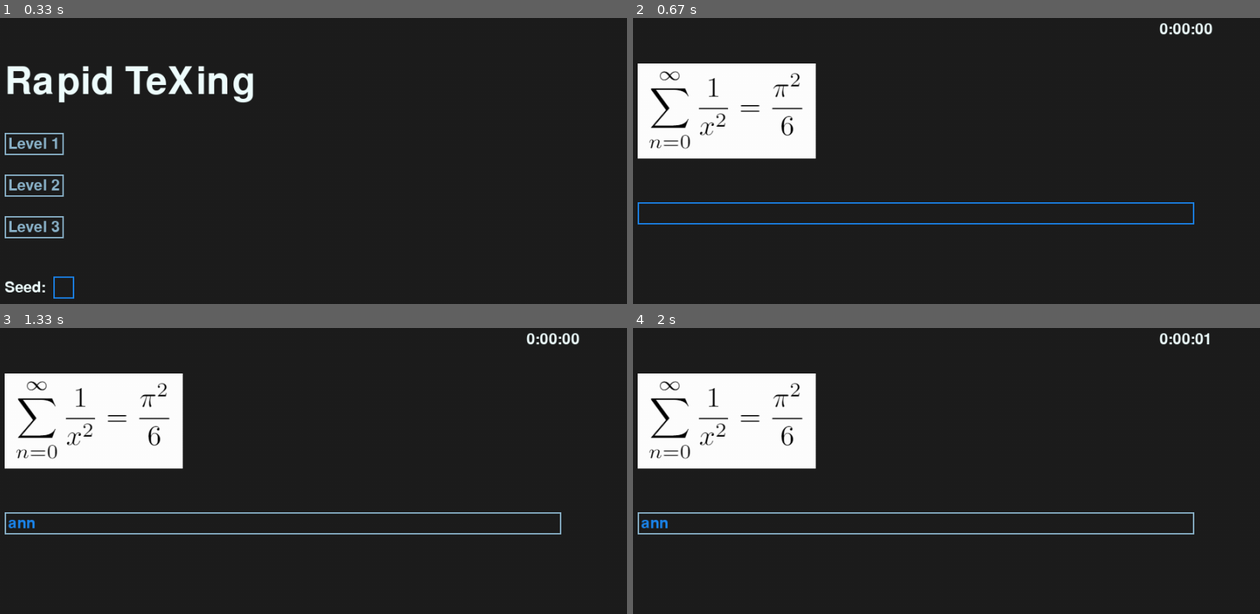
Above: before the commit, frames 1-4 (two rows, left to right).
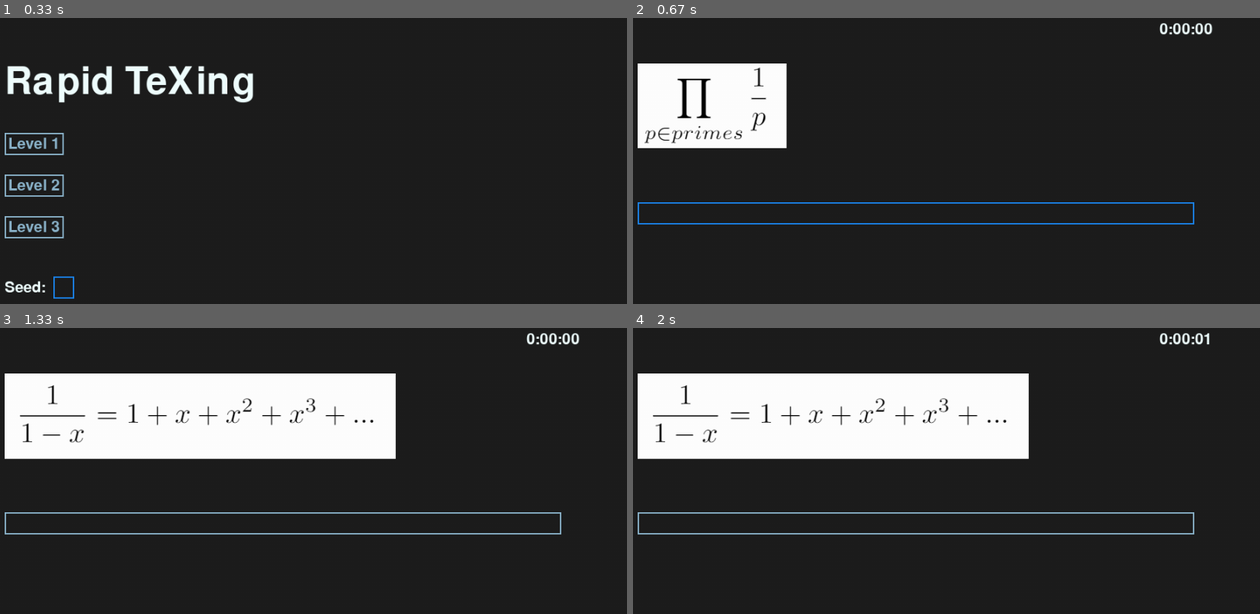
Above: after the commit, the same moments.

Repository: NiamV/OxfordHack
Game: pygame game, started from textInput.py
The game is run twice, just before and just after one commit, with the same random seed, the same clock (stepped at 60 frames per second) and the same inputs.
Inputs (mouse positions are in pixels of both pictures, inside the frame that each line leads up to):
- Up to frame 1 (0.33 s): no input
- Up to frame 2 (0.67 s): click "Level 2" at 0.38 s
- Up to frame 3 (1.33 s): type "ann" at 0.67 s; tap Enter at 1 s; click (68, 485) at 1.27 s
- Up to frame 4 (2 s): no input

Frame 1 is identical in both runs. In frame 2, 3.8% of the frame differs, in the area x 0-30%, y 15-50%; in frame 3, 12%, in the area x 0-64%, y 15-71%; in frame 4, 12%.

Commit message:
Fixed seed generator

Diff:
--- a/textInput.py
+++ b/textInput.py
@@ -24,13 +24,14 @@
 NUM_LEVELS = 3
 
 # Niam's variables
-imageCount = [25,4,0]
 equationsFile = [
     open("static3/Level1/Equations.txt", "r").read().splitlines(),
     open("static3/Level2/Equations.txt", "r").read().splitlines(),
     open("static3/Level3/Equations.txt", "r").read().splitlines()
 ]
 
+imageCount = [len(equationsFile[i]) for i in range(0,3)]
+
 # Untested
 class Question:
 
@@ -52,8 +53,8 @@
         self.inputBox.handle_event(event)
 
     def isCorrect(self):
-        return checker.checker(self.goal_text, self.inputBox.text)
-        #return True
+        #return checker.checker(self.goal_text, self.inputBox.text)
+        return True
 
 
 class Button:
@@ -136,10 +137,7 @@
     return '{:d}:{:02d}:{:02d}'.format(h, m, s)
 
 def numPerms (n, p):
-    if n - p == 0:
-        return 1
-    else:
-        return n * numPerms(n-1, p)
+    return math.factorial(n) / math.factorial(n-p)
 
 def main():
     clock = pg.time.Clock()
@@ -195,7 +193,7 @@
         # Sets the number of problems done to 0
         count = 0
         currentImageCount = imageCount[level-1]
-        possibleSeeds = (math.factorial(currentImageCount) / math.factorial(currentImageCount + 1 - GAME_LENGTH))
+        possibleSeeds = (math.factorial(currentImageCount) / math.factorial(currentImageCount - GAME_LENGTH))
         try:
             if (isValidSeed(int(seedInput.text))):
                 n = int(seedInput.text)
